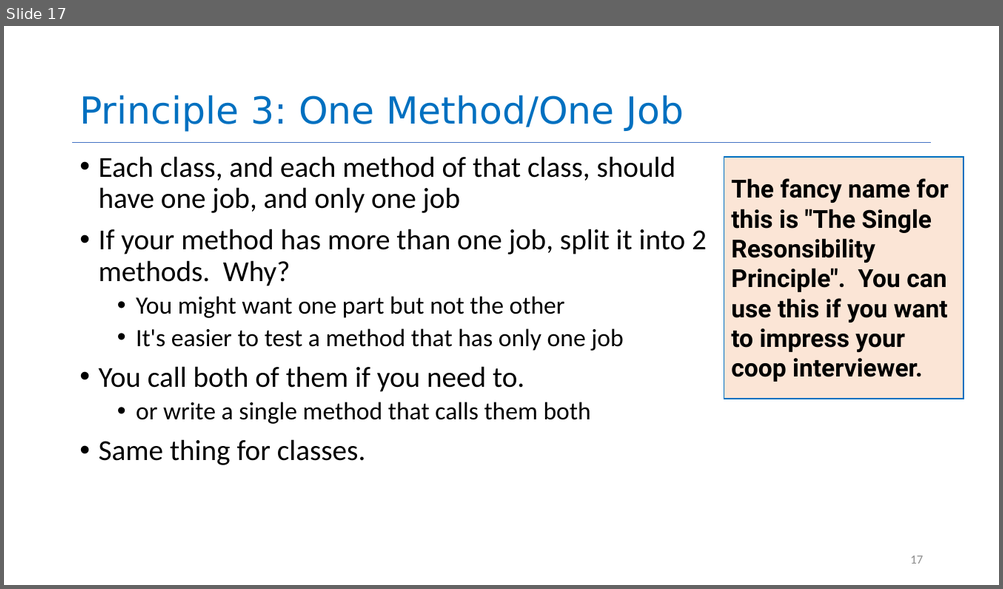
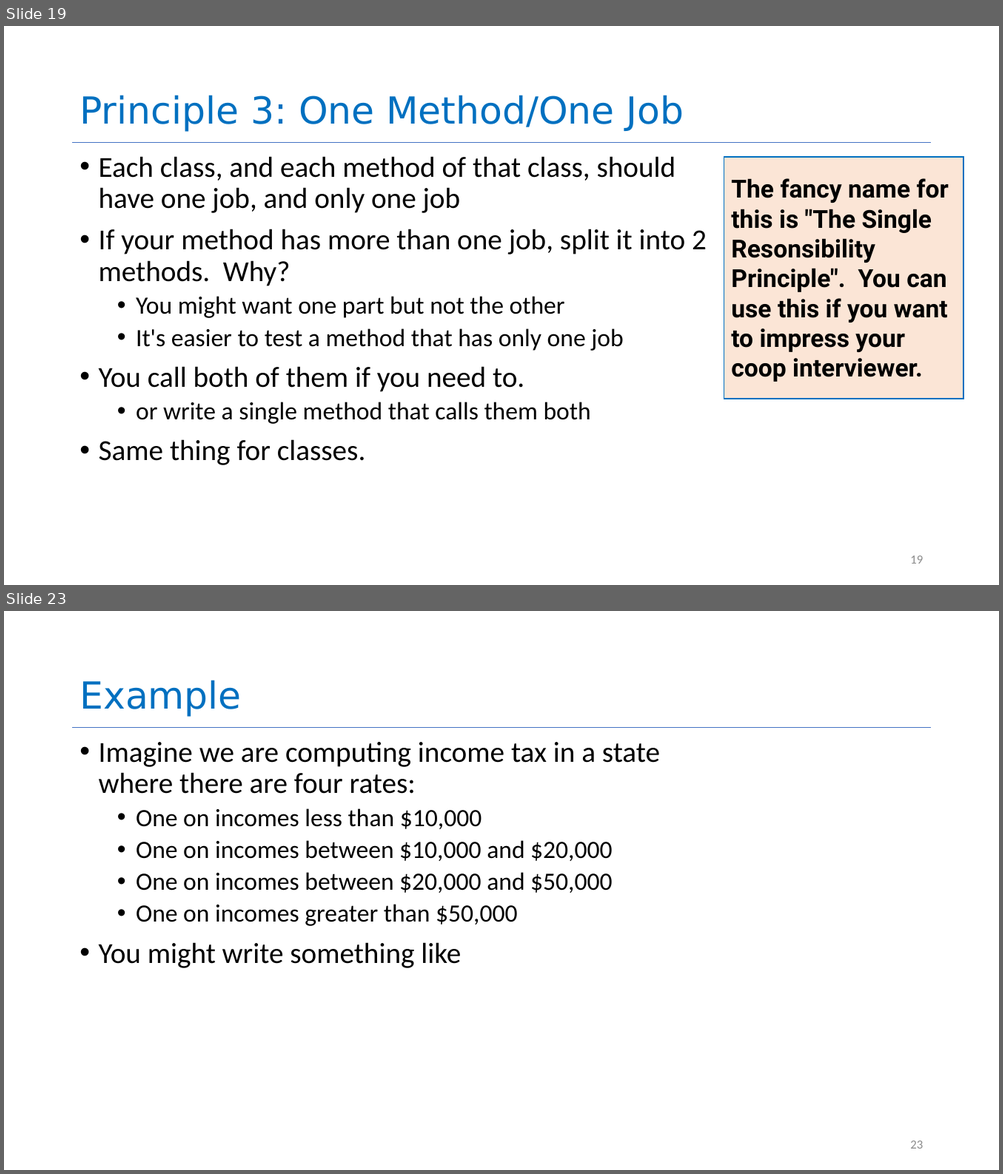
Before and after one commit to neu-se/CS4530-CS5500-Spring-2021, a slide deck: Slides/Lesson 1.2 General Program Design Principles.pptx. Shown one above the other, each under a label of ours: slide 17 before the commit, slides 19 and 23 after it; the slides between them are not shown. The pictures are 1003x589 and 1003x1174 pixels, drawn with LibreOffice and Linux fonts; fonts in the diff are those of the drawing. Boxes give left, top, right and bottom in pixels: in the first picture for what was removed or moved away, otherwise in the second. Text is boxed around its words. In the diff, an @@ line names an element or a change of style, - is before the commit and + after.

```diff
--- a/Slides/Lesson 1.2 General Program Design Principles.pptx
+++ b/Slides/Lesson 1.2 General Program Design Principles.pptx
@@ slide 23 added at <box>4,611,999,1170</box>, background #FFFFFF; not listed: 1 template element that a slide beside it also shows @@
@@ title added at <box>79,680,241,717</box>, 36 pt, text #0070C0 @@
+Example
@@ text added at <box>99,742,660,968</box>, 24 pt, text #000000 @@
+• Imagine we are computing income tax in a state where there are four rates:
+  • One on incomes less than $10,000
+  • One on incomes between $10,000 and $20,000
+  • One on incomes between $20,000 and $50,000
+  • One on incomes greater than $50,000
+• You might write something like
@@ page number added at <box>910,1141,922,1149</box>, 12 pt, text #8C8C8C @@
+23
@@ what was slide 17 is now slide 19 @@
@@ page number at <box>910,556,922,564</box>: text changed @@
-17
+19
```
Also in this commit, not shown: 7 slides changed, 7 other slides added, 2 other files.
